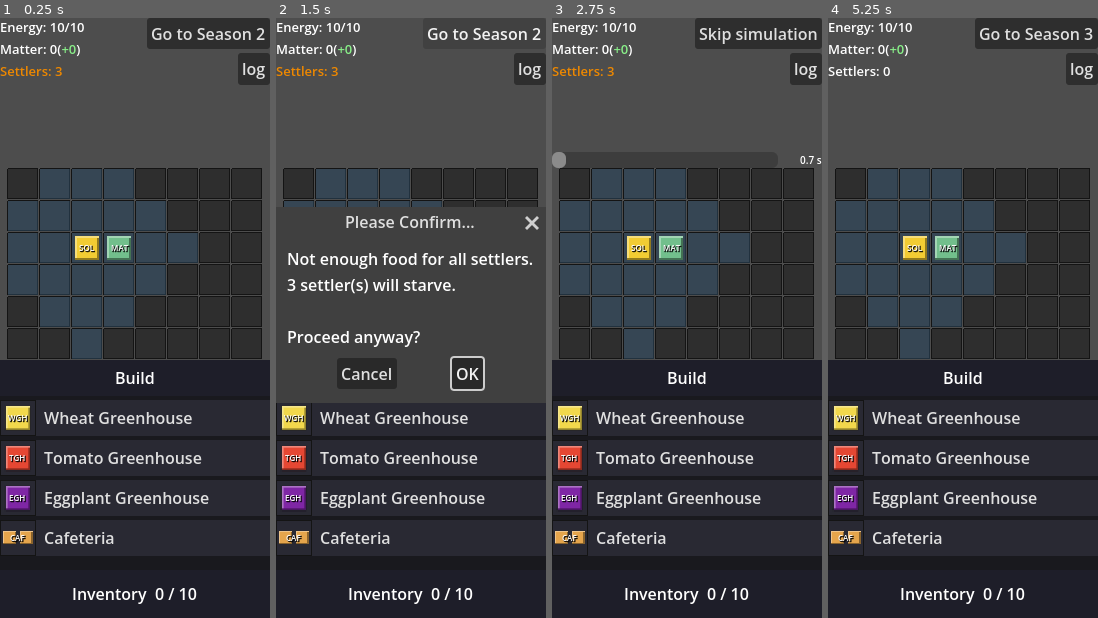
Above: before the commit, frames 1-4 (left to right).
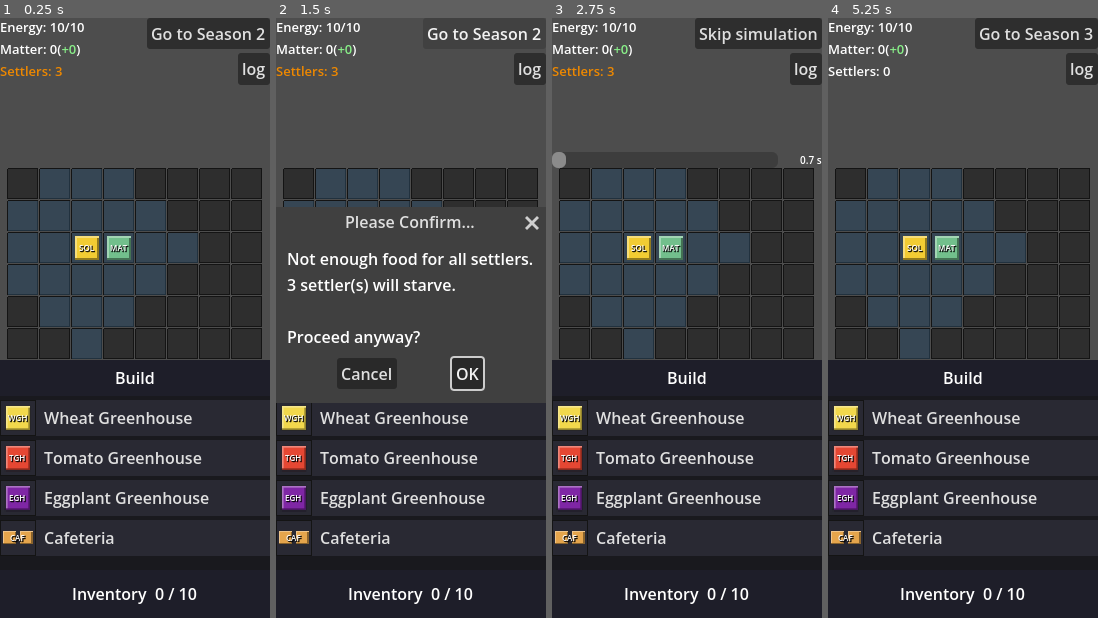
Above: after the commit, the same moments.

Repository: Kirkules/exofarm-vibe
Game: Godot game, scene res://scenes/game/game.tscn
Same seed, same stepped clock (60 frames per second), same inputs: the game is played once before the commit and once after it.
Inputs:
- Up to frame 1 (0.25 s): no input
- Up to frame 2 (1.5 s): click "Go to Season 2" at 0.5 s; click "Go to Season 2" at 1.25 s
- Up to frame 3 (2.75 s): click "OK" at 2 s
- Up to frame 4 (5.25 s): click "Skip simulation" at 2.75 s; click "Go to Season 3" at 3.5 s; click "Go to Season 3" at 4.25 s; click "OK" at 5 s

The runs differ from the first frame. In frame 1, less than 0.1% of the frame differs, in the area x 40-49%, y 37-40%; in frame 2, nothing differs; in frame 3, less than 0.1%; in frame 4, less than 0.1%.

Commit message:
Refactor game_grid.gd: extract shared helpers to remove duplication
- _make_label(): deduplicates label creation between _ready() and _create_piece_sprite()
- _show_held_sprite(): deduplicates 5-line sprite-show pattern across 4 call sites
- _drag_offset_vec(): deduplicates drag offset calc shared by both _effective_cursor_* funcs
- _cancel_pending() reused at end of _confirm_pending() instead of inlining the reset
- _handle_input_press() / _handle_input_release(): consolidate parallel mouse/touch arms
  in _input(), making the identical semantics explicit rather than copy-pasted

891 → 859 lines. No behaviour changes.

Co-Authored-By: Claude Sonnet 4.6 <noreply@anthropic.com>

Diff:
--- a/scripts/grid/game_grid.gd
+++ b/scripts/grid/game_grid.gd
@@ -182,17 +182,8 @@
 	_held_sprite.texture_filter = CanvasItem.TEXTURE_FILTER_NEAREST
 	_held_sprite_layer.add_child(_held_sprite)
 
-	_held_label = Label.new()
-	_held_label.size = Vector2(cell_size, cell_size)
-	_held_label.horizontal_alignment = HORIZONTAL_ALIGNMENT_CENTER
-	_held_label.vertical_alignment = VERTICAL_ALIGNMENT_CENTER
-	_held_label.mouse_filter = Control.MOUSE_FILTER_IGNORE
+	_held_label = _make_label(cell_size)
 	_held_label.visible = false
-	_held_label.add_theme_font_size_override("font_size", 8)
-	_held_label.add_theme_color_override("font_color", Color.WHITE)
-	_held_label.add_theme_color_override("font_shadow_color", Color(0.0, 0.0, 0.0, 0.85))
-	_held_label.add_theme_constant_override("shadow_offset_x", 1)
-	_held_label.add_theme_constant_override("shadow_offset_y", 1)
 	_held_sprite_layer.add_child(_held_label)
 
 
@@ -310,49 +301,10 @@
 			if event.pressed:
 				_mouse_held     = true
 				_last_input_pos = event.position
-				if _held_shape:
-					_drag_source = InputSource.MOUSE
-				elif _pending_source == PendingSource.INVENTORY and _pending_input == InputSource.NONE:
-					_pending_input      = InputSource.MOUSE
-					_pending_screen_pos = event.position
-				elif _pending_input == InputSource.NONE:
-					var cell: Vector2i = _pos_to_cell(_cursor_pos)
-					var cell_val: int = grid_data.get_cell(cell.x, cell.y) if cell != Vector2i(-1, -1) else 0
-					if cell_val > 0 and _piece_moveable.get(cell_val, true):
-						_pending_input      = InputSource.MOUSE
-						_pending_screen_pos = event.position
-						_pending_timer      = 0.0
-						_pending_source     = PendingSource.GRID
-						_pending_grid_cell  = cell
-						if _piece_toggleable.get(cell_val, false) and _active_touches.is_empty():
-							_start_tap_down(cell_val, InputSource.MOUSE, event.position, -1)
-					elif cell_val > 0 and _active_touches.is_empty():
-						_start_tap_down(cell_val, InputSource.MOUSE, event.position, -1)
+				_handle_input_press(InputSource.MOUSE, -1, event.position, _active_touches.is_empty())
 			else:
 				_mouse_held = false
-				if _drag_source == InputSource.MOUSE:
-					_drag_source = InputSource.NONE
-					if _held_shape:
-						_try_place_or_return()
-				elif _pending_input == InputSource.MOUSE:
-					if _pending_source == PendingSource.GRID and _pending_grid_cell != Vector2i(-1, -1):
-						var cv: int = grid_data.get_cell(_pending_grid_cell.x, _pending_grid_cell.y)
-						if cv > 0 and _tap_piece_id == cv:
-							if _tap_state == TapState.DOWN:
-								_tap_state = TapState.WINDOW
-								_tap_timer = 0.0
-							elif _tap_state == TapState.LOCKED:
-								_clear_tap()
-					_cancel_pending()
-				elif _pending_source == PendingSource.INVENTORY and _pending_input == InputSource.NONE:
-					_cancel_pending()
-				elif _held_shape and _drag_source == InputSource.NONE:
-					_try_place_or_return()
-				elif _tap_state == TapState.DOWN and _tap_input == InputSource.MOUSE:
-					_tap_state = TapState.WINDOW
-					_tap_timer = 0.0
-				elif _tap_state == TapState.LOCKED and _tap_input == InputSource.MOUSE:
-					_clear_tap()
+				_handle_input_release(InputSource.MOUSE, -1)
 		elif event.button_index == MOUSE_BUTTON_RIGHT and event.pressed and _held_shape:
 			rotate_held_cw()
 		queue_redraw()
@@ -362,63 +314,15 @@
 			_active_touches[event.index] = true
 			_last_touch_idx = event.index
 			_last_input_pos = event.position
-
 			if _held_shape and _active_touches.size() > 1:
 				rotate_held_cw()
 				return
-
 			_cursor_screen_pos = event.position
 			_cursor_pos        = to_local(event.position)
-
-			if _held_shape:
-				_drag_source    = InputSource.TOUCH
-				_drag_touch_idx = event.index
-			elif _pending_source == PendingSource.INVENTORY and _pending_input == InputSource.NONE:
-				_pending_input      = InputSource.TOUCH
-				_pending_touch_idx  = event.index
-				_pending_screen_pos = event.position
-			elif _pending_input == InputSource.NONE:
-				var cell: Vector2i = _pos_to_cell(_cursor_pos)
-				var cell_val: int = grid_data.get_cell(cell.x, cell.y) if cell != Vector2i(-1, -1) else 0
-				if cell_val > 0 and _piece_moveable.get(cell_val, true):
-					_pending_input      = InputSource.TOUCH
-					_pending_touch_idx  = event.index
-					_pending_screen_pos = event.position
-					_pending_timer      = 0.0
-					_pending_source     = PendingSource.GRID
-					_pending_grid_cell  = cell
-					if _piece_toggleable.get(cell_val, false):
-						_start_tap_down(cell_val, InputSource.TOUCH, event.position, event.index)
-				elif cell_val > 0:
-					_start_tap_down(cell_val, InputSource.TOUCH, event.position, event.index)
+			_handle_input_press(InputSource.TOUCH, event.index, event.position, true)
 		else:
 			_active_touches.erase(event.index)
-			if _drag_source == InputSource.TOUCH and event.index == _drag_touch_idx:
-				_drag_source    = InputSource.NONE
-				_drag_touch_idx = -1
-				if _held_shape:
-					_try_place_or_return()
-			elif _pending_input == InputSource.TOUCH and event.index == _pending_touch_idx:
-				if _pending_source == PendingSource.GRID and _pending_grid_cell != Vector2i(-1, -1):
-					var cv: int = grid_data.get_cell(_pending_grid_cell.x, _pending_grid_cell.y)
-					if cv > 0 and _tap_piece_id == cv:
-						if _tap_state == TapState.DOWN:
-							_tap_state     = TapState.WINDOW
-							_tap_timer     = 0.0
-							_tap_touch_idx = -1
-						elif _tap_state == TapState.LOCKED:
-							_clear_tap()
-				_cancel_pending()
-			elif _pending_source == PendingSource.INVENTORY and _pending_input == InputSource.NONE:
-				_cancel_pending()
-			elif _held_shape and _drag_source == InputSource.NONE:
-				_try_place_or_return()
-			elif _tap_state == TapState.DOWN and _tap_input == InputSource.TOUCH and event.index == _tap_touch_idx:
-				_tap_state     = TapState.WINDOW
-				_tap_timer     = 0.0
-				_tap_touch_idx = -1
-			elif _tap_state == TapState.LOCKED and _tap_input == InputSource.TOUCH and event.index == _tap_touch_idx:
-				_clear_tap()
+			_handle_input_release(InputSource.TOUCH, event.index)
 		queue_redraw()
 
 	elif event is InputEventScreenDrag:
@@ -471,11 +375,7 @@
 				_held_label_hint   = _piece_label_hints.get(val, "")
 				_drag_source    = _pending_input
 				_drag_touch_idx = _pending_touch_idx
-				_held_sprite.texture = PieceSpriteGenerator.generate(shape, shape.color)
-				_held_sprite.visible = true
-				_held_label.text    = shape.get_label(_held_label_hint)
-				_held_label.visible = true
-				_update_held_sprite_pos()
+				_show_held_sprite(shape)
 				emit_signal("piece_picked_up_from_grid", val, shape)
 		PendingSource.INVENTORY:
 			if _pending_inv_item != null:
@@ -485,19 +385,10 @@
 				_held_label_hint = _pending_inv_item.display_name
 				_drag_source    = _pending_input
 				_drag_touch_idx = _pending_touch_idx
-				_held_sprite.texture = PieceSpriteGenerator.generate(shape, shape.color)
-				_held_sprite.visible = true
-				_held_label.text    = shape.get_label(_held_label_hint)
-				_held_label.visible = true
-				_update_held_sprite_pos()
+				_show_held_sprite(shape)
 				emit_signal("inventory_item_pickup_confirmed", _pending_inv_item)
 
-	_pending_source    = PendingSource.NONE
-	_pending_input     = InputSource.NONE
-	_pending_touch_idx = -1
-	_pending_timer     = 0.0
-	_pending_inv_item  = null
-	_pending_grid_cell = Vector2i(-1, -1)
+	_cancel_pending()
 	queue_redraw()
 
 
@@ -616,11 +507,7 @@
 	_held_origin     = HeldOrigin.INVENTORY
 	_held_label_hint = hint
 	_drag_source     = InputSource.NONE
-	_held_sprite.texture = PieceSpriteGenerator.generate(shape, shape.color)
-	_held_sprite.visible = true
-	_held_label.text    = shape.get_label(hint)
-	_held_label.visible = true
-	_update_held_sprite_pos()
+	_show_held_sprite(shape)
 	queue_redraw()
 
 
@@ -659,8 +546,7 @@
 func rotate_held_cw() -> void:
 	if _held_shape:
 		_held_shape = _held_shape.rotated_cw()
-		_held_sprite.texture = PieceSpriteGenerator.generate(_held_shape, _held_shape.color)
-		_update_held_sprite_pos()
+		_show_held_sprite(_held_shape)
 		queue_redraw()
 
 
@@ -780,6 +666,28 @@
 # Sprite helpers
 # ---------------------------------------------------------------------------
 
+func _make_label(sz: int) -> Label:
+	var lbl: Label = Label.new()
+	lbl.size = Vector2(sz, sz)
+	lbl.horizontal_alignment = HORIZONTAL_ALIGNMENT_CENTER
+	lbl.vertical_alignment = VERTICAL_ALIGNMENT_CENTER
+	lbl.mouse_filter = Control.MOUSE_FILTER_IGNORE
+	lbl.add_theme_font_size_override("font_size", 8)
+	lbl.add_theme_color_override("font_color", Color.WHITE)
+	lbl.add_theme_color_override("font_shadow_color", Color(0.0, 0.0, 0.0, 0.85))
+	lbl.add_theme_constant_override("shadow_offset_x", 1)
+	lbl.add_theme_constant_override("shadow_offset_y", 1)
+	return lbl
+
+
+func _show_held_sprite(shape: PieceShape) -> void:
+	_held_sprite.texture = PieceSpriteGenerator.generate(shape, shape.color)
+	_held_sprite.visible = true
+	_held_label.text     = shape.get_label(_held_label_hint)
+	_held_label.visible  = true
+	_update_held_sprite_pos()
+
+
 func _update_held_sprite_pos() -> void:
 	if not _held_shape:
 		return
@@ -801,18 +709,9 @@
 	var hint: String = _piece_label_hints.get(piece_id, "")
 	var text: String = shape.get_label(hint)
 	if not text.is_empty():
-		var lbl: Label = Label.new()
+		var lbl: Label = _make_label(cell_size)
 		lbl.text = text
 		lbl.position = Vector2(-bb.position.y, -bb.position.x) * cell_size
-		lbl.size = Vector2(cell_size, cell_size)
-		lbl.horizontal_alignment = HORIZONTAL_ALIGNMENT_CENTER
-		lbl.vertical_alignment = VERTICAL_ALIGNMENT_CENTER
-		lbl.mouse_filter = Control.MOUSE_FILTER_IGNORE
-		lbl.add_theme_font_size_override("font_size", 8)
-		lbl.add_theme_color_override("font_color", Color.WHITE)
-		lbl.add_theme_color_override("font_shadow_color", Color(0.0, 0.0, 0.0, 0.85))
-		lbl.add_theme_constant_override("shadow_offset_x", 1)
-		lbl.add_theme_constant_override("shadow_offset_y", 1)
 		sprite.add_child(lbl)
 	add_child(sprite)
 	_piece_sprites[piece_id] = sprite
@@ -831,16 +730,18 @@
 # Helpers
 # ---------------------------------------------------------------------------
 
+func _drag_offset_vec() -> Vector2:
+	if Settings.drag_offset and _held_shape != null:
+		return Vector2(-cell_size, -cell_size * 1.5)
+	return Vector2.ZERO
+
+
 func _effective_cursor_pos() -> Vector2:
-	if Settings.drag_offset and _held_shape != null:
-		return _cursor_pos + Vector2(-cell_size, -cell_size * 1.5)
-	return _cursor_pos
+	return _cursor_pos + _drag_offset_vec()
 
 
 func _effective_cursor_screen_pos() -> Vector2:
-	if Settings.drag_offset and _held_shape != null:
-		return _cursor_screen_pos + Vector2(-cell_size, -cell_size * 1.5)
-	return _cursor_screen_pos
+	return _cursor_screen_pos + _drag_offset_vec()
 
 
 func _cell_rect(row: int, col: int) -> Rect2:
@@ -858,6 +759,74 @@
 	if grid_data.is_in_bounds(row, col):
 		return Vector2i(row, col)
 	return Vector2i(-1, -1)
+
+# ---------------------------------------------------------------------------
+# Shared input helpers
+# ---------------------------------------------------------------------------
+
+## Shared press logic for mouse (idx = -1) and touch.
+## allow_tap: pass _active_touches.is_empty() for mouse, true for touch.
+func _handle_input_press(source: InputSource, idx: int, screen_pos: Vector2, allow_tap: bool) -> void:
+	if _held_shape:
+		_drag_source = source
+		if source == InputSource.TOUCH:
+			_drag_touch_idx = idx
+	elif _pending_source == PendingSource.INVENTORY and _pending_input == InputSource.NONE:
+		_pending_input      = source
+		_pending_screen_pos = screen_pos
+		if source == InputSource.TOUCH:
+			_pending_touch_idx = idx
+	elif _pending_input == InputSource.NONE:
+		var cell: Vector2i = _pos_to_cell(_cursor_pos)
+		var cell_val: int  = grid_data.get_cell(cell.x, cell.y) if cell != Vector2i(-1, -1) else 0
+		if cell_val > 0 and _piece_moveable.get(cell_val, true):
+			_pending_input      = source
+			_pending_screen_pos = screen_pos
+			_pending_timer      = 0.0
+			_pending_source     = PendingSource.GRID
+			_pending_grid_cell  = cell
+			if source == InputSource.TOUCH:
+				_pending_touch_idx = idx
+			if _piece_toggleable.get(cell_val, false) and allow_tap:
+				_start_tap_down(cell_val, source, screen_pos, idx)
+		elif cell_val > 0 and allow_tap:
+			_start_tap_down(cell_val, source, screen_pos, idx)
+
+
+## Shared release logic for mouse (idx = -1) and touch.
+func _handle_input_release(source: InputSource, idx: int) -> void:
+	if _drag_source == source and (source == InputSource.MOUSE or idx == _drag_touch_idx):
+		_drag_source = InputSource.NONE
+		if source == InputSource.TOUCH:
+			_drag_touch_idx = -1
+		if _held_shape:
+			_try_place_or_return()
+	elif _pending_input == source and (source == InputSource.MOUSE or idx == _pending_touch_idx):
+		if _pending_source == PendingSource.GRID and _pending_grid_cell != Vector2i(-1, -1):
+			var cv: int = grid_data.get_cell(_pending_grid_cell.x, _pending_grid_cell.y)
+			if cv > 0 and _tap_piece_id == cv:
+				if _tap_state == TapState.DOWN:
+					_tap_state = TapState.WINDOW
+					_tap_timer = 0.0
+					if source == InputSource.TOUCH:
+						_tap_touch_idx = -1
+				elif _tap_state == TapState.LOCKED:
+					_clear_tap()
+		_cancel_pending()
+	elif _pending_source == PendingSource.INVENTORY and _pending_input == InputSource.NONE:
+		_cancel_pending()
+	elif _held_shape and _drag_source == InputSource.NONE:
+		_try_place_or_return()
+	elif _tap_state == TapState.DOWN and _tap_input == source \
+			and (source == InputSource.MOUSE or idx == _tap_touch_idx):
+		_tap_state = TapState.WINDOW
+		_tap_timer = 0.0
+		if source == InputSource.TOUCH:
+			_tap_touch_idx = -1
+	elif _tap_state == TapState.LOCKED and _tap_input == source \
+			and (source == InputSource.MOUSE or idx == _tap_touch_idx):
+		_clear_tap()
+
 
 # ---------------------------------------------------------------------------
 # Tap-detection helpers
